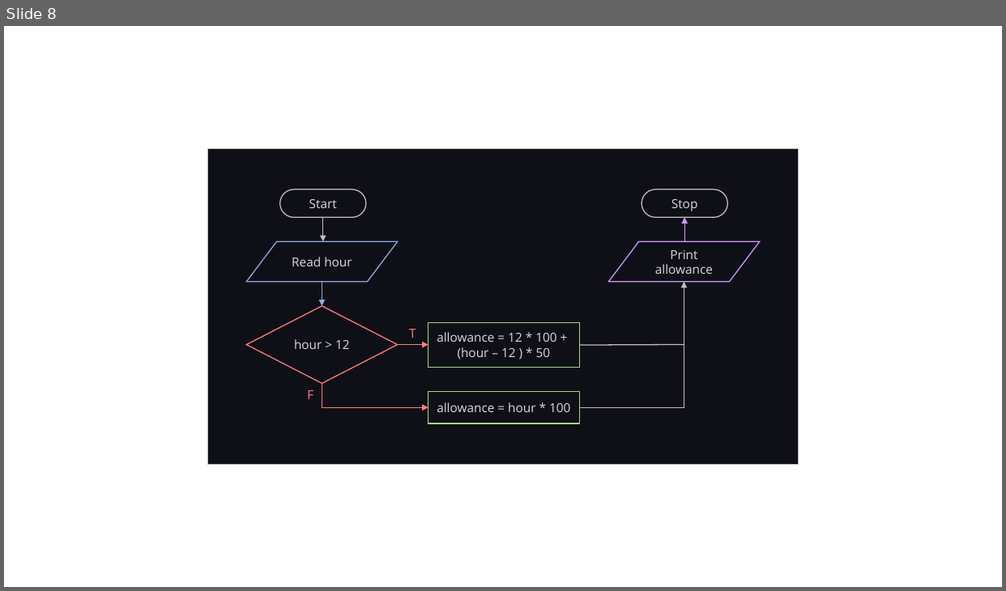
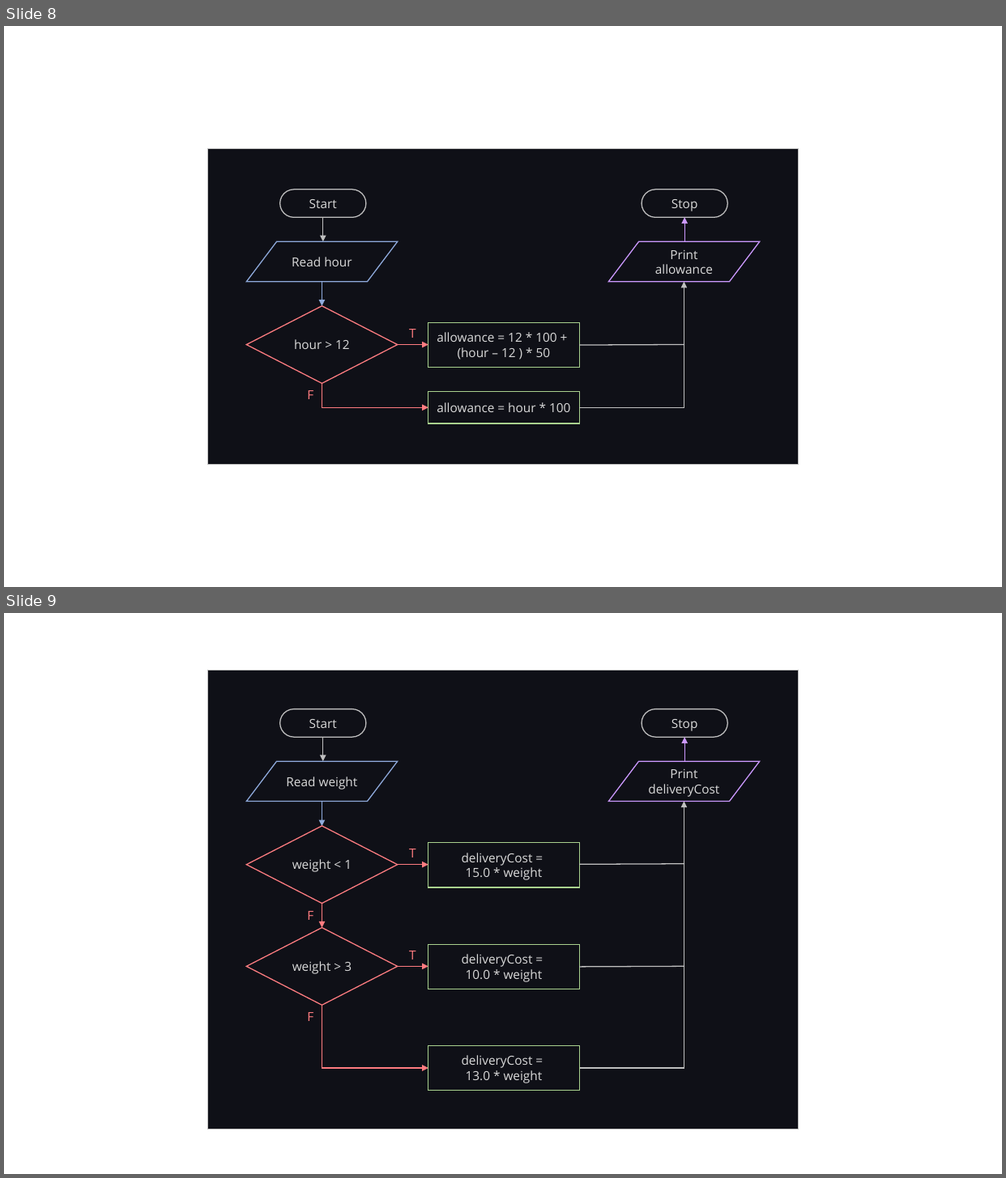
Before and after one commit to LimJY03/JavaMatriculation, a slide deck: Past Year Theory Questions/Resources/resources.pptx. Shown one above the other, each under a label of ours: slide 8 before the commit, slides 8 and 9 after it. The pictures are 1006x591 and 1006x1178 pixels, drawn with LibreOffice and Linux fonts; fonts in the diff are those of the drawing. Boxes give left, top, right and bottom in pixels: in the first picture for what was removed or moved away, otherwise in the second. Text is boxed around its words. In the diff, an @@ line names an element or a change of style, - is before the commit and + after.

```diff
--- a/Past Year Theory Questions/Resources/resources.pptx
+++ b/Past Year Theory Questions/Resources/resources.pptx
@@ slide 9 added at [4, 613, 1002, 1174], background #FFFFFF @@
@@ group added at [207, 670, 799, 1130]: 6 arrows, 4 rectangles, 4 texts, 2 pill shapes, 2 flow chart input outputs, 2 diamonds, 2 elbow arrows, 2 lines @@
+Start
+Stop
+Read weight
+weight > 3
+deliveryCost =
+10.0 * weight
+F
+Print deliveryCost
+T
+weight < 1
+deliveryCost =
+15.0 * weight
+T
+deliveryCost =
+13.0 * weight
+F
```
Also in this commit, not shown: 1 other file.
